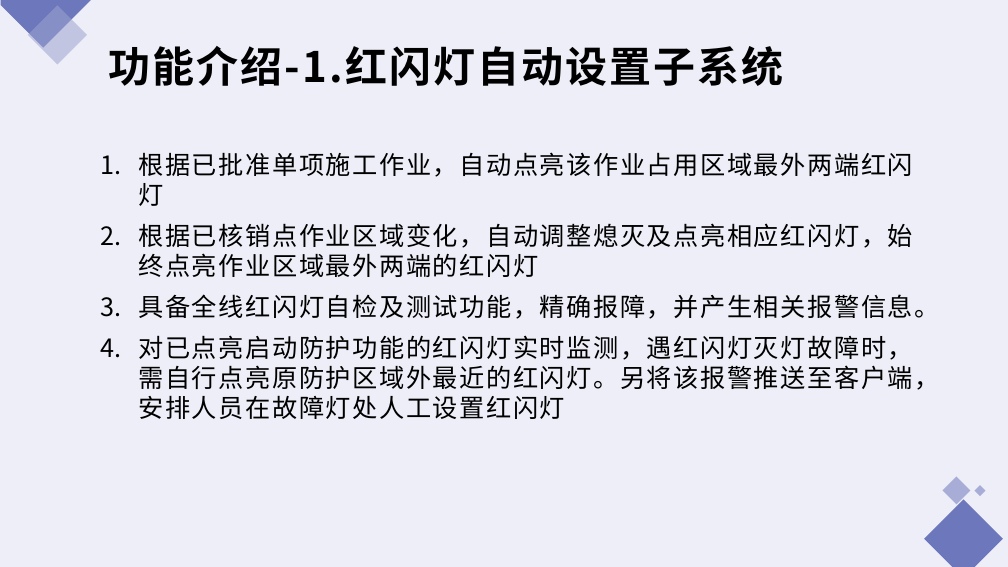
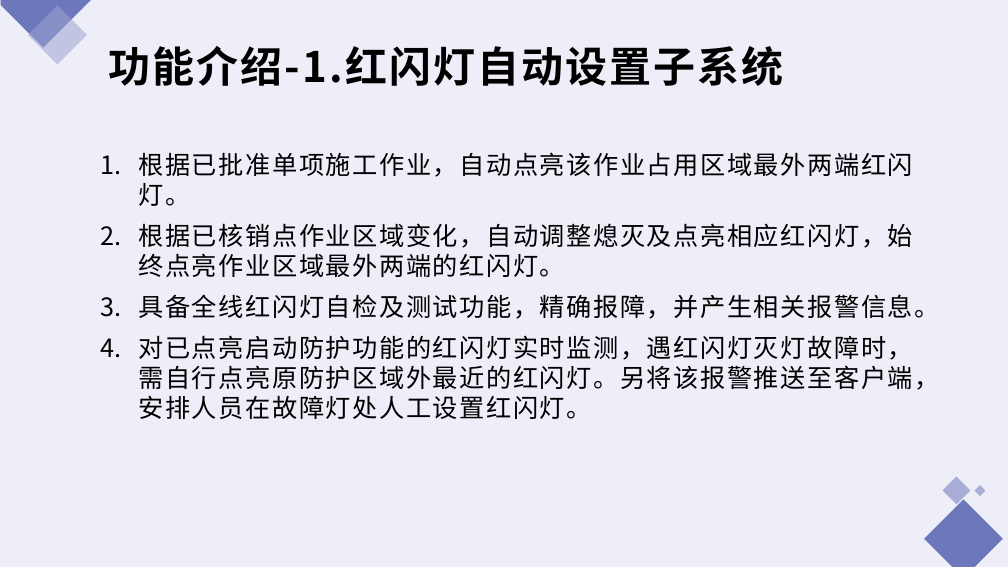
Before and after one commit to hanlibin1981/hlb, a slide deck: slide 6 of 深圳地铁智能施工管控项目总结报告.pptx. Drawn at 1008x567 pixels with LibreOffice and Linux fonts; fonts in the diff are those of the drawing. Boxes give left, top, right and bottom in pixels: in the first picture for what was removed or moved away, otherwise in the second. Text is boxed around its words. In the diff, an @@ line names an element or a change of style, - is before the commit and + after.

```diff
--- a/深圳地铁智能施工管控项目总结报告.pptx
+++ b/深圳地铁智能施工管控项目总结报告.pptx
@@ text at (138, 152, 913, 277): text changed @@
-  1. 根据已批准单项施工作业，自动点亮该作业占用区域最外两端红闪灯
-  2. 根据已核销点作业区域变化，自动调整熄灭及点亮相应红闪灯，始终点亮作业区域最外两端的红闪灯
+  1. 根据已批准单项施工作业，自动点亮该作业占用区域最外两端红闪灯。
+  2. 根据已核销点作业区域变化，自动调整熄灭及点亮相应红闪灯，始终点亮作业区域最外两端的红闪灯。
@@ text at (138, 335, 939, 419): text changed @@
-  4. 对已点亮启动防护功能的红闪灯实时监测，遇红闪灯灭灯故障时，需自行点亮原防护区域外最近的红闪灯。另将该报警推送至客户端，安排人员在故障灯处人工设置红闪灯
+  4. 对已点亮启动防护功能的红闪灯实时监测，遇红闪灯灭灯故障时，需自行点亮原防护区域外最近的红闪灯。另将该报警推送至客户端，安排人员在故障灯处人工设置红闪灯。
```
Also in this commit, not shown: 5 other slides changed.
